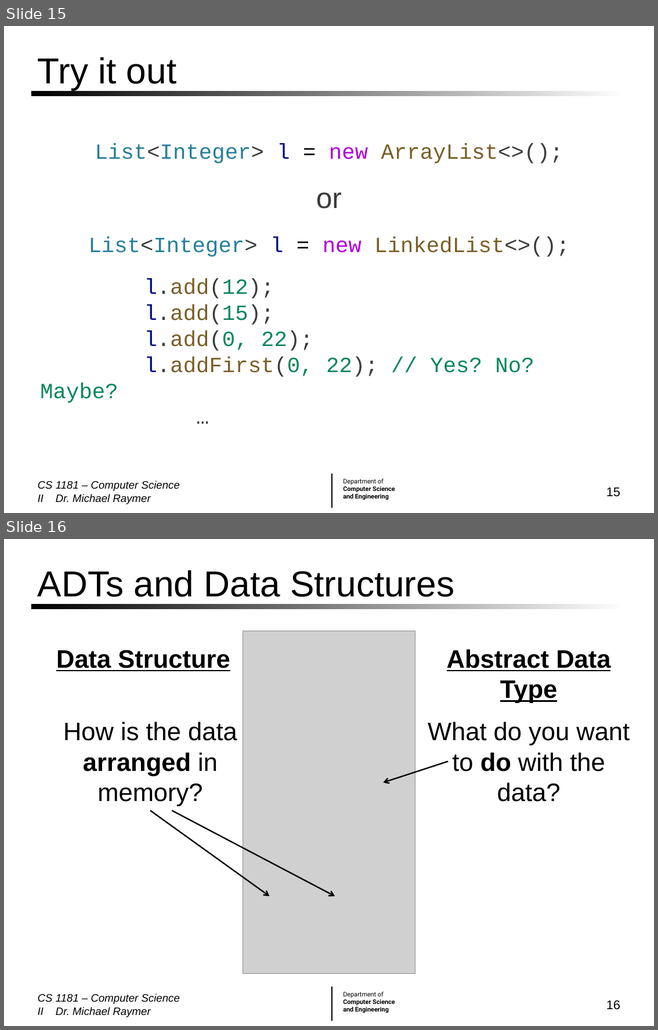
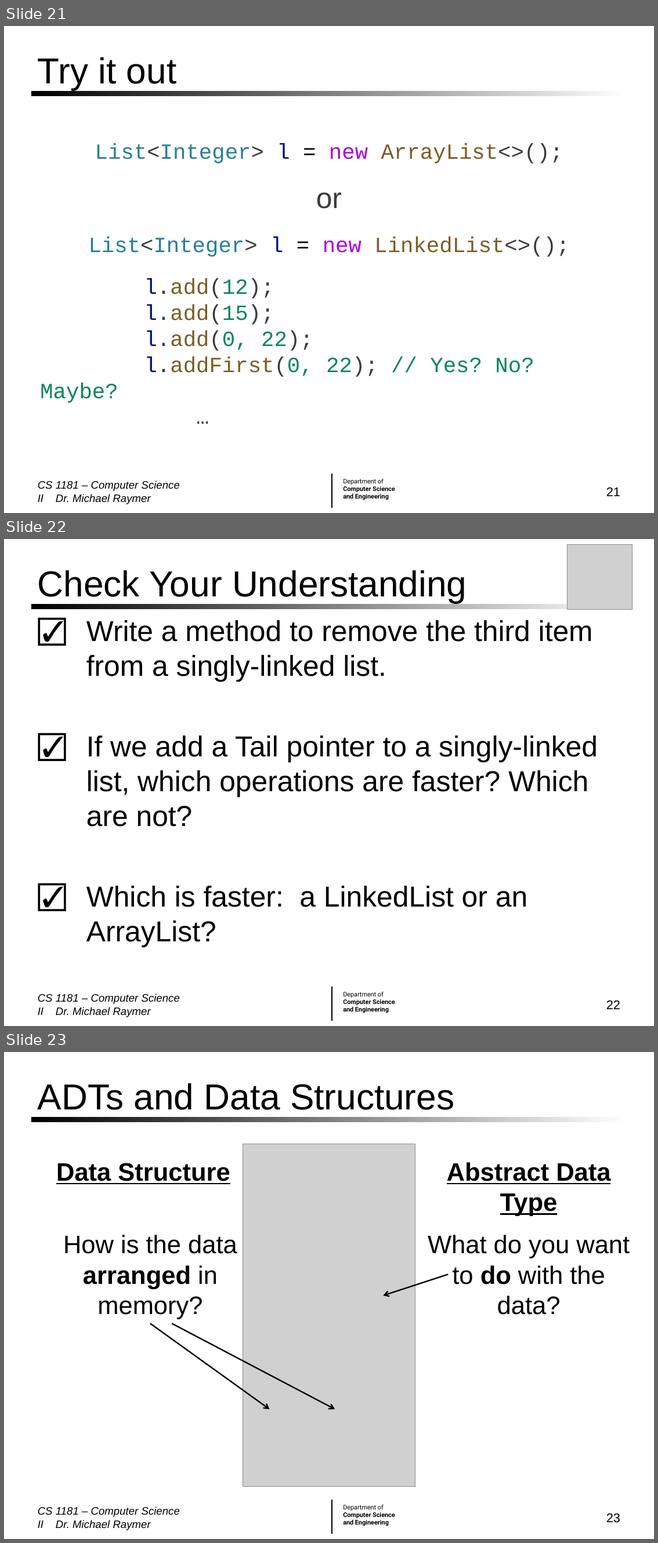
Before and after one commit to mraymer/CS1181_FA24, a slide deck: Lecture Slides/06 ADTs.pptx. Shown one above the other, each under a label of ours: slides 15 and 16 before the commit, slides 21, 22 and 23 after it. The pictures are 658x1030 and 658x1543 pixels, drawn with LibreOffice and Linux fonts; fonts in the diff are those of the drawing; grey boxes stand for pictures; background and template pictures are left out. Boxes give left, top, right and bottom in pixels: in the first picture for what was removed or moved away, otherwise in the second. Text is boxed around its words. In the diff, an @@ line names an element or a change of style, - is before the commit and + after.

Commit message:
Lecture 10-25-2024

```diff
--- a/Lecture Slides/06 ADTs.pptx
+++ b/Lecture Slides/06 ADTs.pptx
@@ slide 22 added at box(4, 539, 654, 1026), background #FFFFFF; not listed: 3 template elements that a slide beside it also shows @@
@@ picture added at box(567, 544, 632, 609) @@
@@ title added at box(38, 570, 466, 603), 40 pt, text #000000 @@
+Check Your Understanding
@@ text added at box(86, 620, 597, 948), 32 pt, text #000000 @@
+☑ Write a method to remove the third item from a singly-linked list.
+☑ If we add a Tail pointer to a singly-linked list, which operations are faster? Which are not?
+☑ Which is faster: a LinkedList or an ArrayList?
@@ text added at box(38, 994, 180, 1017), 12 pt, text #000000, italic @@
+CS 1181 – Computer Science II Dr. Michael Raymer
@@ page number added at box(606, 1000, 620, 1009), 14 pt, text #000000 @@
+22
@@ what was slide 15 is now slide 21 @@
@@ page number at box(606, 487, 620, 496): text changed @@
-15
+21
@@ what was slide 16 is now slide 23 @@
@@ page number at box(606, 1513, 620, 1523): text changed @@
-16
+23
```
Also in this commit, not shown: 5 slides changed, 6 other slides added, 2 other files.
